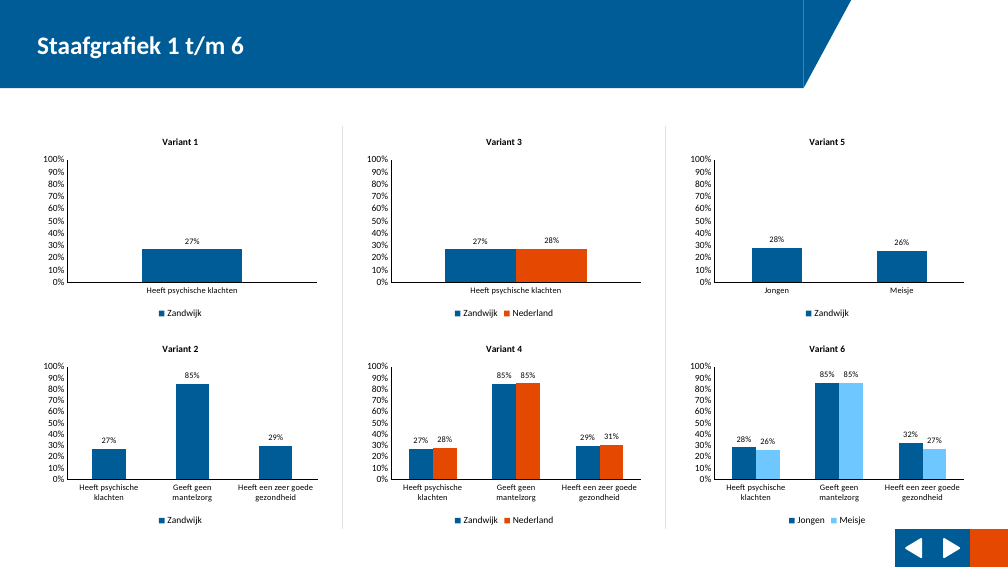
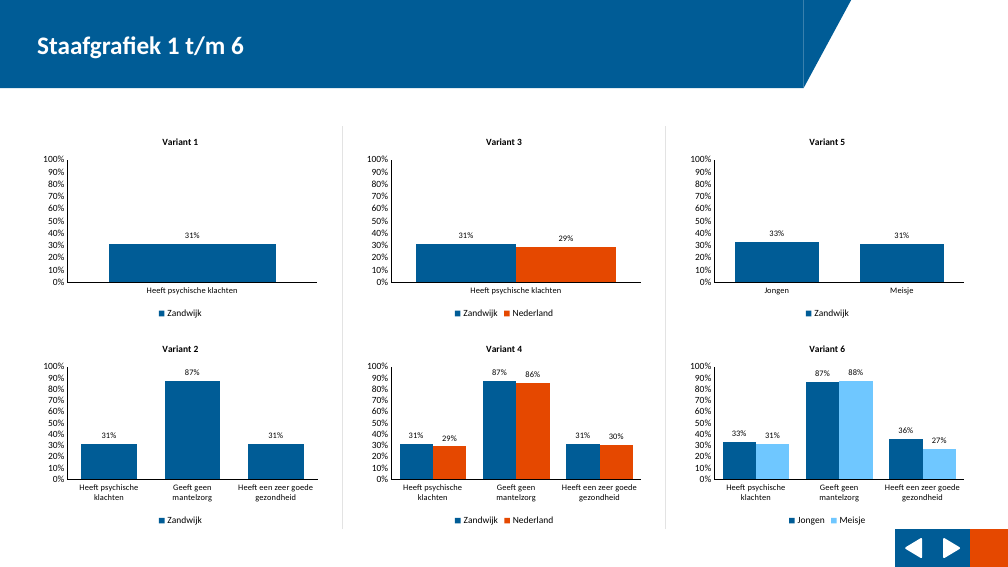
Before and after one commit to ggdatascience/reports_excel_to_powerpoint, a slide deck: slide 3 of example/Rapportage Heideveen.pptx. Drawn at 1008x567 pixels with LibreOffice and Linux fonts; fonts in the diff are those of the drawing; background and template pictures are left out. Boxes give left, top, right and bottom in pixels: in the first picture for what was removed or moved away, otherwise in the second. Text is boxed around its words. In the diff, an @@ line names an element or a change of style, - is before the commit and + after.

```diff
--- a/example/Rapportage Heideveen.pptx
+++ b/example/Rapportage Heideveen.pptx
@@ column chart at [38, 126, 324, 322] @@
@@ Zandwijk, Heeft psychische klachten: 0.27 to 0.31 @@
@@ bar spacing changed @@
@@ column chart at [361, 126, 647, 322] @@
@@ Zandwijk, Heeft psychische klachten: 0.27 to 0.31 @@
@@ Nederland, Heeft psychische klachten: 0.28 to 0.29 @@
@@ bar spacing changed @@
@@ column chart at [685, 126, 971, 322] @@
@@ Zandwijk, Jongen: 0.28 to 0.33 @@
@@ Zandwijk, Meisje: 0.26 to 0.31 @@
@@ bar spacing changed @@
@@ column chart at [38, 333, 324, 529] @@
@@ Zandwijk, Heeft psychische klachten: 0.27 to 0.31 @@
@@ Zandwijk, Geeft geen mantelzorg: 0.85 to 0.87 @@
@@ Zandwijk, Heeft een zeer goede gezondheid: 0.29 to 0.31 @@
@@ bar spacing changed @@
@@ column chart at [361, 333, 647, 529] @@
@@ Zandwijk, Heeft psychische klachten: 0.27 to 0.31 @@
@@ Zandwijk, Geeft geen mantelzorg: 0.85 to 0.87 @@
@@ Zandwijk, Heeft een zeer goede gezondheid: 0.29 to 0.31 @@
@@ Nederland, Heeft psychische klachten: 0.28 to 0.29 @@
@@ Nederland, Geeft geen mantelzorg: 0.85 to 0.86 @@
@@ Nederland, Heeft een zeer goede gezondheid: 0.31 to 0.3 @@
@@ bar spacing changed @@
@@ column chart at [684, 333, 970, 529] @@
@@ Jongen, Heeft psychische klachten: 0.28 to 0.33 @@
@@ Jongen, Geeft geen mantelzorg: 0.85 to 0.87 @@
@@ Jongen, Heeft een zeer goede gezondheid: 0.32 to 0.36 @@
@@ Meisje, Heeft psychische klachten: 0.26 to 0.31 @@
@@ Meisje, Geeft geen mantelzorg: 0.85 to 0.88 @@
@@ bar spacing changed @@
```
Also in this commit, not shown: 9 other slides changed, 1 slide added, 1 slide removed, 11 other files.
